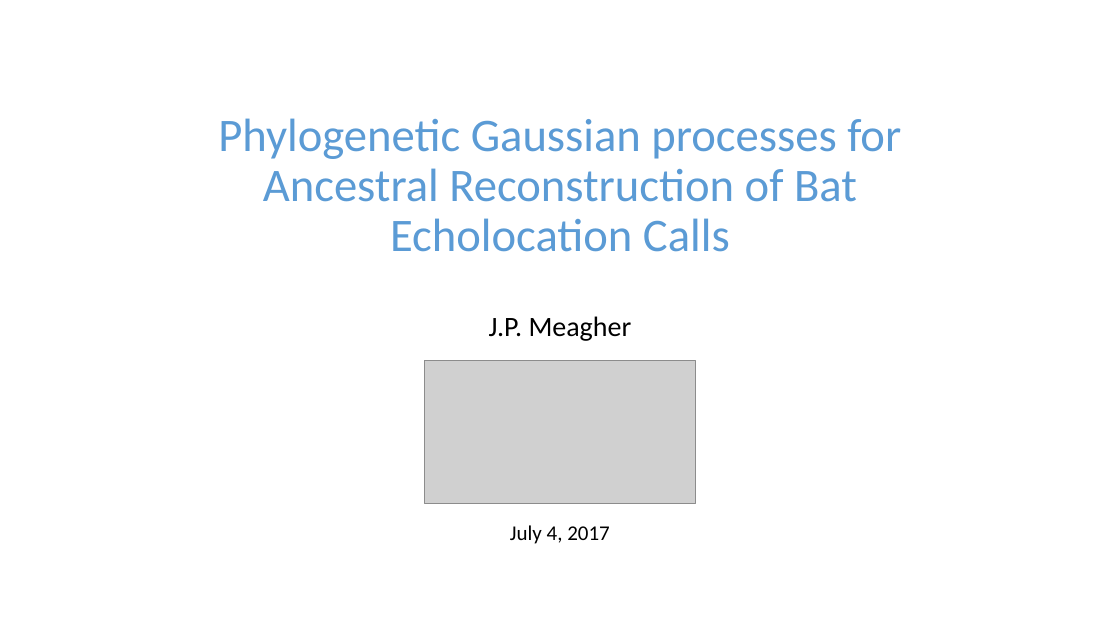
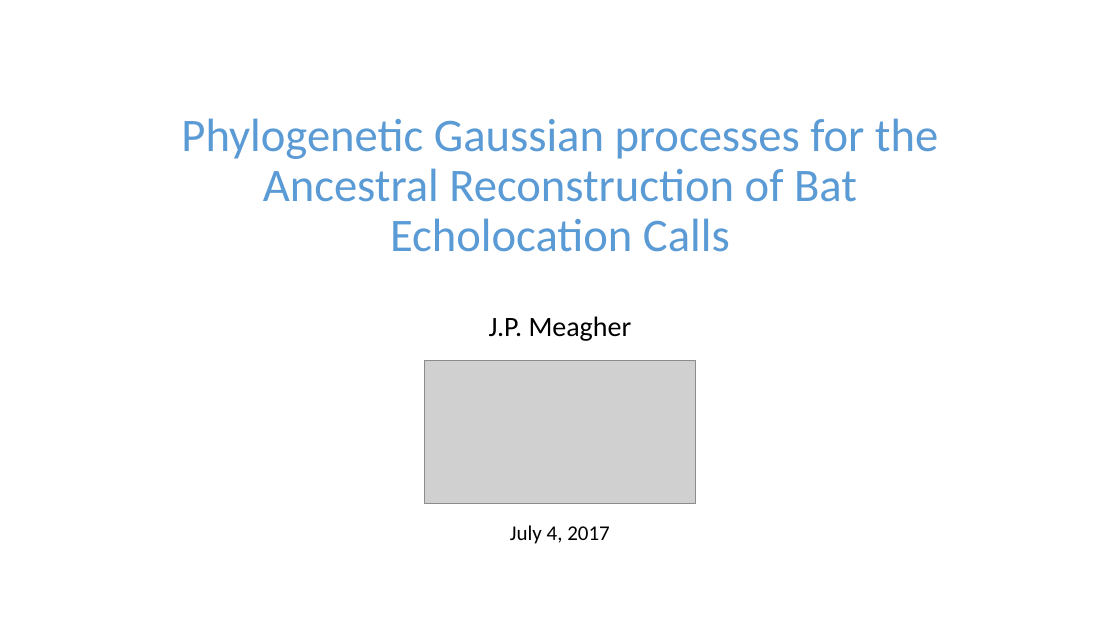
Before and after one commit to jpmeagher/SDS_Imperial, a slide deck: slide 1 of Presentation/Slides/Draft_0.pptx. Drawn at 1120x630 pixels with LibreOffice and Linux fonts; fonts in the diff are those of the drawing; grey boxes stand for pictures. Boxes give left, top, right and bottom in pixels: in the first picture for what was removed or moved away, otherwise in the second. Text is boxed around its words. In the diff, an @@ line names an element or a change of style, - is before the commit and + after.

```diff
--- a/Presentation/Slides/Draft_0.pptx
+++ b/Presentation/Slides/Draft_0.pptx
@@ title at (x1=181, y1=118, x2=938, y2=252): text changed @@
-Phylogenetic Gaussian processes for Ancestral Reconstruction of Bat Echolocation Calls
+Phylogenetic Gaussian processes for the Ancestral Reconstruction of Bat Echolocation Calls
```
Also in this commit, not shown: 1 other slide changed, 19 slides added, 3 slides removed, 2 other files.
